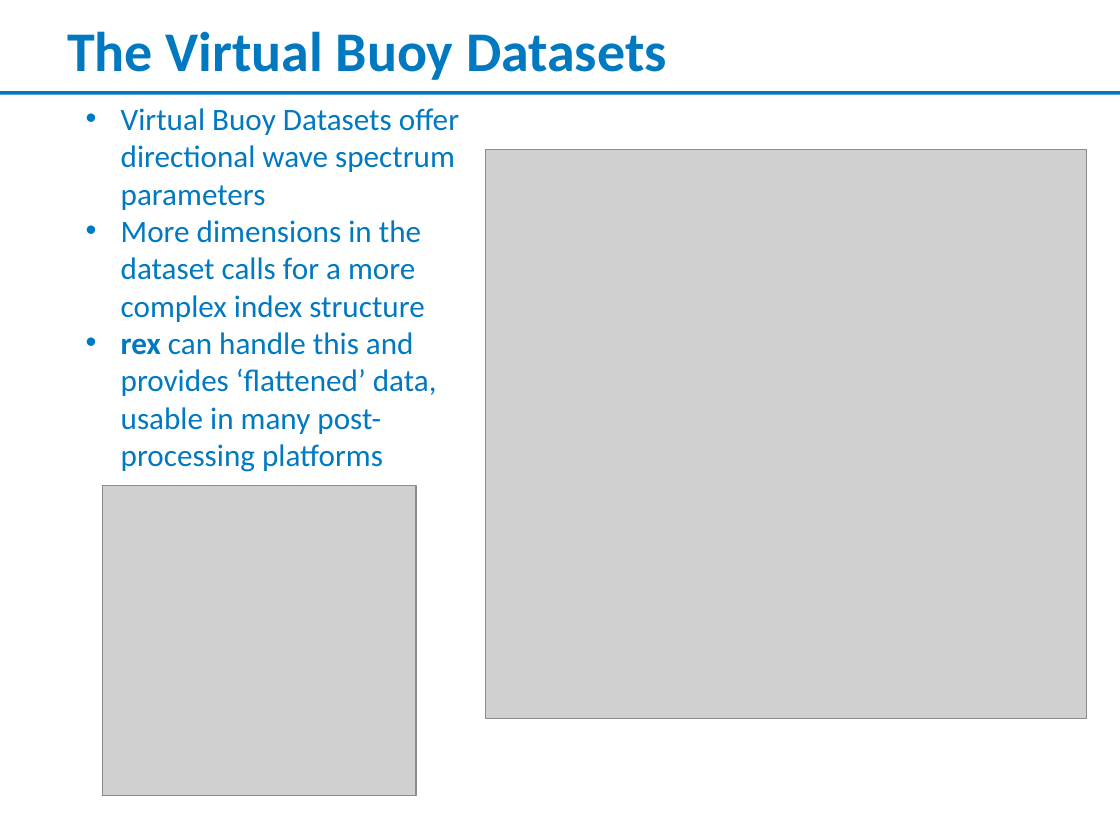
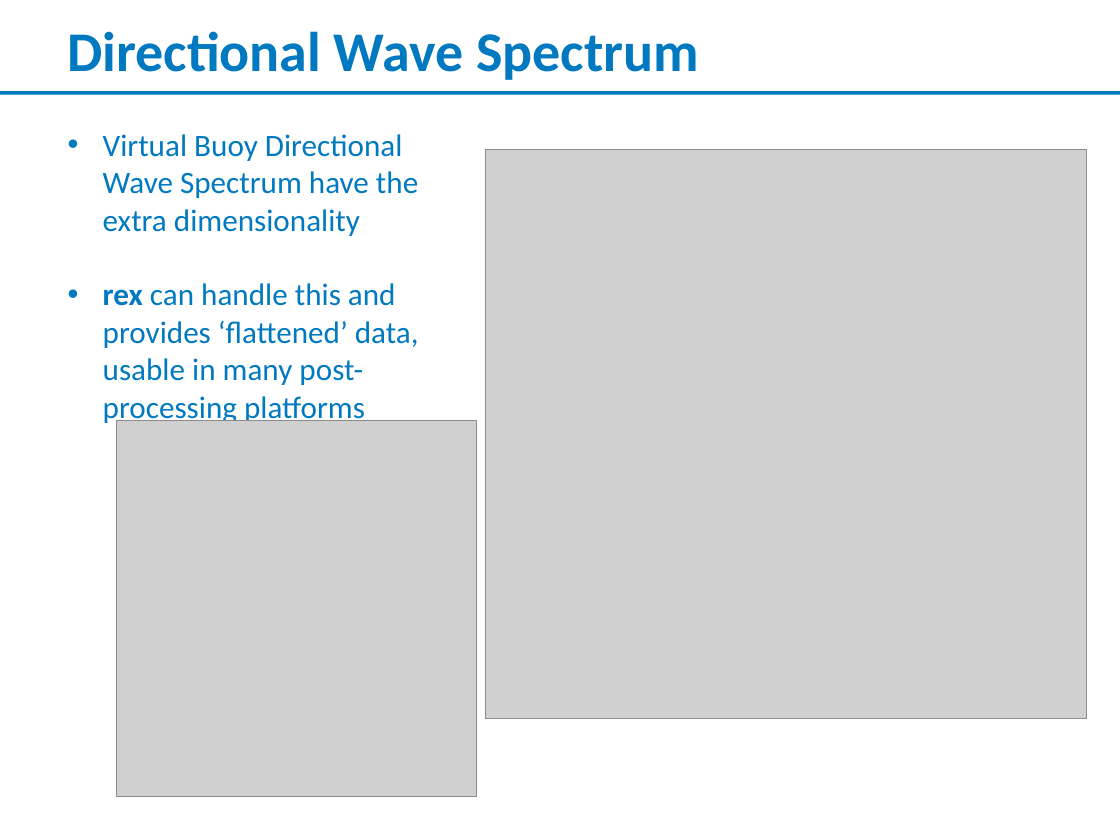
Before and after one commit to aidanbharath/WPTO_Wave_hindcast_Tutorial, a slide deck: slide 8 of static_slides/WPTO_Tutorial_presentation_static_slides.pptx. Drawn at 1120x840 pixels with LibreOffice and Linux fonts; fonts in the diff are those of the drawing; grey boxes stand for pictures; background and template pictures are left out. Boxes give left, top, right and bottom in pixels: in the first picture for what was removed or moved away, otherwise in the second. Text is boxed around its words. In the diff, an @@ line names an element or a change of style, - is before the commit and + after.

```diff
--- a/static_slides/WPTO_Tutorial_presentation_static_slides.pptx
+++ b/static_slides/WPTO_Tutorial_presentation_static_slides.pptx
@@ title at [67, 31, 699, 80]: text changed @@
-The Virtual Buoy Datasets
+Directional Wave Spectrum
@@ text "Virtual Buoy Directional Wave Spectrum ...": place and size @@
-text "Virtual Buoy Directional Wave Spectrum ..." at [121, 108, 459, 472]
+text "Virtual Buoy Directional Wave Spectrum ..." at [103, 134, 419, 425]
@@ text at [103, 134, 418, 236]: text changed @@
-• Virtual Buoy Datasets offer directional wave spectrum parameters
-• More dimensions in the dataset calls for a more complex index structure
+• Virtual Buoy Directional Wave Spectrum have the extra dimensionality
@@ picture: place and size @@
-picture at [103, 485, 417, 795]
+picture at [116, 421, 477, 797]
```
Also in this commit, not shown: 4 other slides changed, 2 other files.
